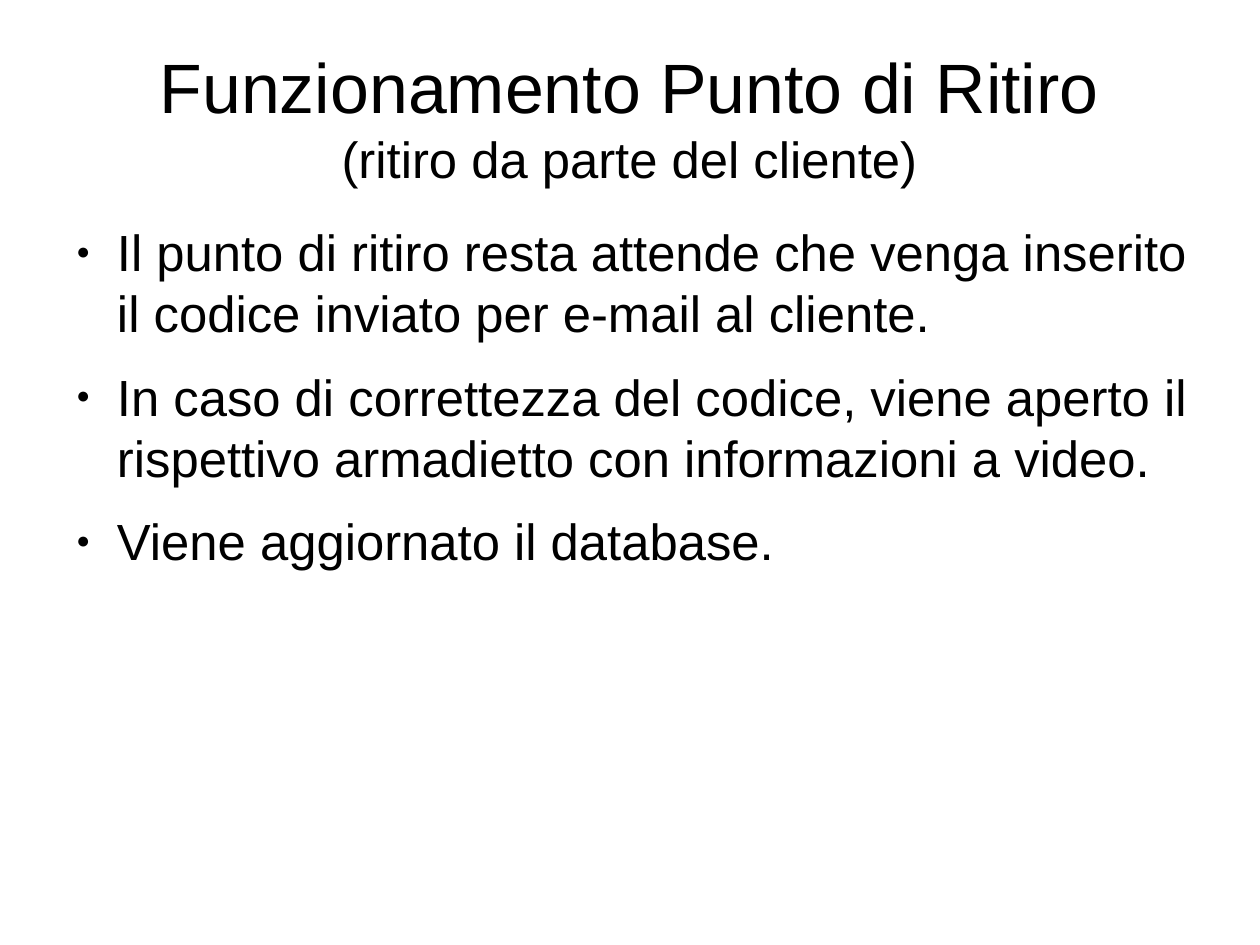
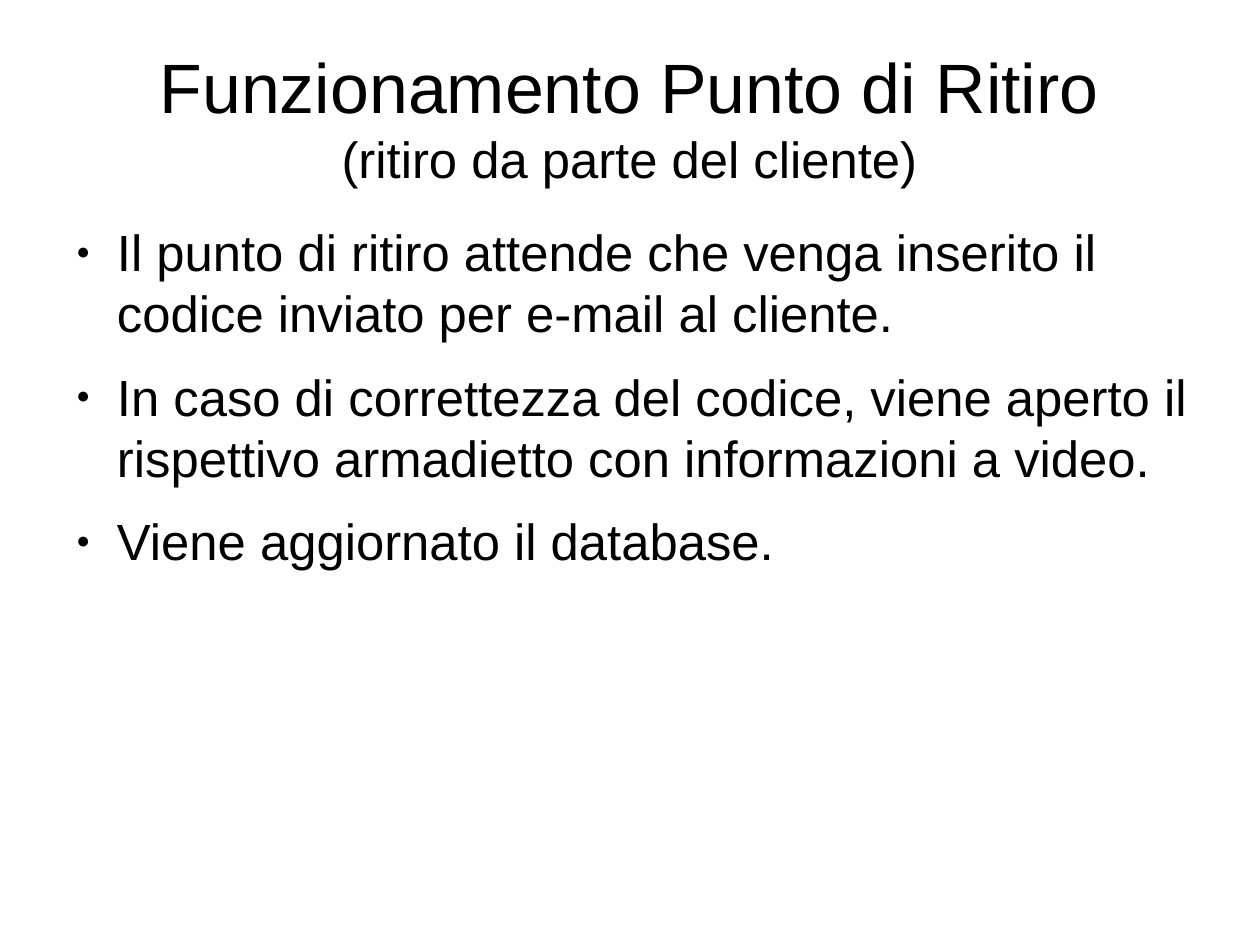
Before and after one commit to LeoCard1/Progetto-D19, a slide deck: slide 21 of PresentazioneProgettoD19.odp. Drawn at 1260x945 pixels with LibreOffice and Linux fonts; fonts in the diff are those of the drawing. Boxes give left, top, right and bottom in pixels: in the first picture for what was removed or moved away, otherwise in the second. Text is boxed around its words. In the diff, an @@ line names an element or a change of style, - is before the commit and + after.

```diff
--- a/PresentazioneProgettoD19.odp
+++ b/PresentazioneProgettoD19.odp
@@ text at (x1=117, y1=234, x2=1097, y2=343): text changed @@
-● Il punto di ritiro resta attende che venga inserito il codice inviato per e-mail al cliente.
+● Il punto di ritiro attende che venga inserito il codice inviato per e-mail al cliente.
```
Also in this commit, not shown: 23 other slides changed, 1 slide added, 1 other file.
